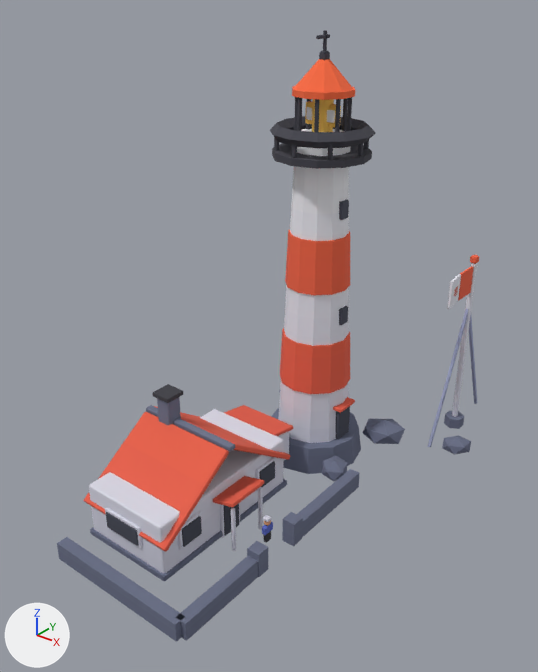
One commit to the glTF model public/assets/toycar/set-lighthouse.glb: the scene before it, then after it.
Rendered twice from a camera (50 mm lens) standing at (6.46, -11.81, 9.42) and looking at (-1.38, -2.01, 3.34). The lights are fixed; the arrows at lower left show +X, +Y and +Z. The first picture is the older version. Vertices at exactly the same position are counted once.

In view in the first picture: 'light' and 2 more.
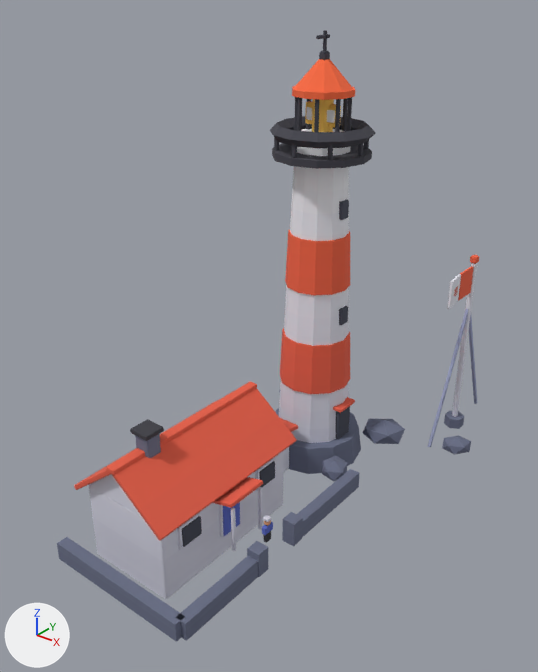
Where the change shows, as pixel boxes [x1, y1, x2, y2] in the pictures (538 x 672 px; the box of a moved part takes in the faces that stretch with it):
part 1 of me_light, moved or reshaped
    before: [90, 479, 287, 581]
    after: [106, 382, 257, 475]
part 2 of me_light, moved or reshaped
    before: [219, 503, 240, 538]
    after: [219, 501, 241, 537]
part 3 of me_light, moved or reshaped
    before: [223, 503, 239, 536]
    after: [223, 502, 240, 536]
part 4 of me_light, moved or reshaped
    before: [213, 476, 264, 508]
    after: [213, 477, 263, 508]
part 5 of me_light, moved or reshaped
    before: [157, 397, 181, 425]
    after: [135, 434, 161, 458]
part 6 of me_light, moved or reshaped
    before: [152, 384, 183, 403]
    after: [130, 419, 164, 441]
part 7 of me_light, moved or reshaped (mostly hidden afterwards)
    before: [224, 405, 293, 436]
    after: [280, 418, 298, 432]
part 8 of me_light, added
    after: [74, 399, 220, 490]
part 9 of me_light, added (red)
    after: [112, 388, 297, 541]
part 10 of me_light, deleted
    before: [105, 508, 142, 548]
part 11 of me_light, deleted
    before: [106, 512, 138, 546]
part 12 of me_light, deleted (blue)
    before: [146, 405, 235, 451]
part 13 of me_light, built on
    before: [84, 406, 290, 573]
    after: [89, 447, 289, 599]

What the commit changed:
me_light is used by ob_light; location (-1.7, 0.0, -0.3).
me_light had 1584 vertices, 2880 faces and spanned x -1.56..3.09, y -6.11..3.63, z 0.0..8.82.
me_light now has 1470 vertices, 2662 faces and spans x -1.56..3.09, y -6.11..3.63, z -0.2..8.82.
me_light part 1: the loose piece of 24 vertices spanning x -1.29..0.7, y -5.34..-1.85, z 0.3..0.44 is scaled about its middle by (0.0888, 1.08, 0.741), then moved by (0.0, 0.0, 1.89).
me_light part 2: the loose piece of 24 vertices spanning x 0.64..0.7, y -3.86..-3.34, z 0.27..1.15 is scaled about its middle by (1, 1.09, 0.975), then moved by (0.0, 0.0, 0.02).
me_light part 3: the loose piece of 24 vertices spanning x 0.67..0.73, y -3.8..-3.4, z 0.3..1.06 is scaled about its middle by (1, 1.14, 1.03), then moved by (0.0, 0.0, 0.01).
me_light part 4: the loose piece of 24 vertices spanning x 0.65..1.15, y -4.05..-3.15, z 1.2..1.4 is moved by (-0.03, 0.0, -0.02).
me_light part 5: the loose piece of 24 vertices spanning x -0.97..-0.63, y -3.77..-3.43, z 1.7..2.7 is scaled about its middle by (1, 1, 1.11), then moved by (0.5, -1.0, -0.15).
me_light part 6: the loose piece of 24 vertices spanning x -1.01..-0.59, y -3.81..-3.39, z 2.67..2.77 is moved by (0.5, -1.0, -0.09).
me_light part 7: the loose piece of 24 vertices spanning x -1.2..0.2, y -2.0..-1.0, z 1.03..1.29 is scaled about its middle by (1.07, 1.09, 1.22), then moved by (0.0, 0.05, 0.0).
me_light part 8: a new loose piece of 24 vertices spanning x -1.43..-0.28, y -5.46..-1.74, z 1.35..2.28, in mat_colormap (picture img_colormap_png).
me_light part 9: a new loose piece of 24 vertices spanning x -0.32..0.83, y -5.46..-1.74, z 1.35..2.28, in mat_colormap (picture img_colormap_png).
me_light part 10: the loose piece of 24 vertices spanning x -0.74..0.14, y -5.35..-5.29, z 0.75..1.18 is deleted.
me_light part 11: the loose piece of 24 vertices spanning x -0.7..0.1, y -5.38..-5.31, z 0.79..1.14 is deleted.
me_light part 12: the loose piece of 24 vertices spanning x -1.38..0.79, y -3.68..-3.52, z 2.13..2.23 is deleted.
Part 13, on me_light:
48 vertices are removed from x -1.36..0.76, y -5.35..-1.85, z 0.99..2.18.
88 faces are deleted.
12 vertices in x -1.25..0.65, y -5.3..-1.9, z 0.3..0.35 move by (0.0, 0.0, -0.5).
12 vertices in x -1.15..0.15, y -1.95..-1.05, z 0.3..0.35 move by (0.0, 0.0, -0.3).
6 vertices are added at (-1.25, -1.9, 1.45), (0.65, -1.9, 1.45), (-0.3, -1.9, 2.2), (-1.25, -5.3, 1.45), (0.65, -5.3, 1.45), (-0.3, -5.3, 2.2).
2 new faces join them.
Other edits to the shape of me_light do not show in these pictures.
